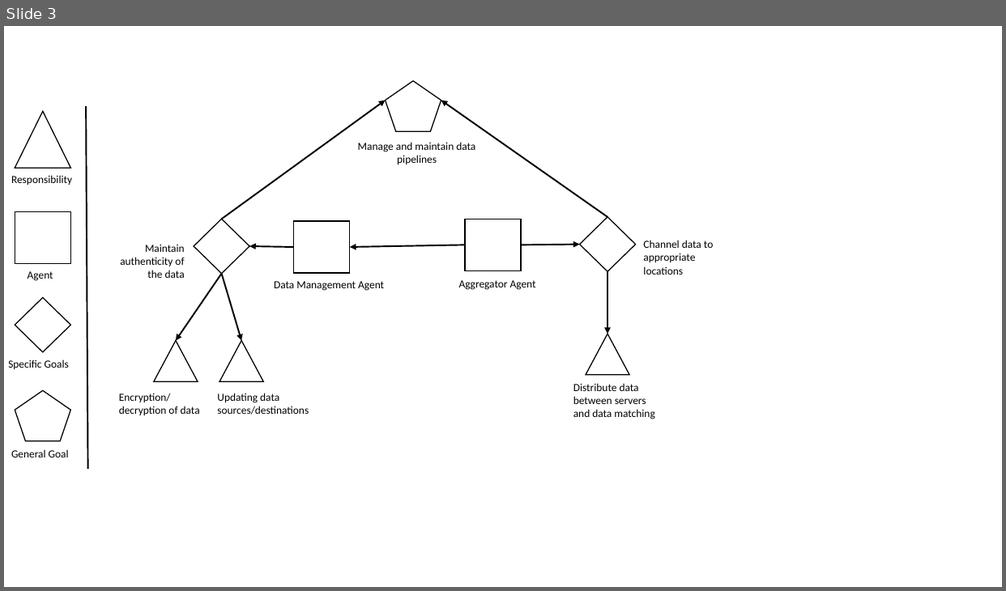
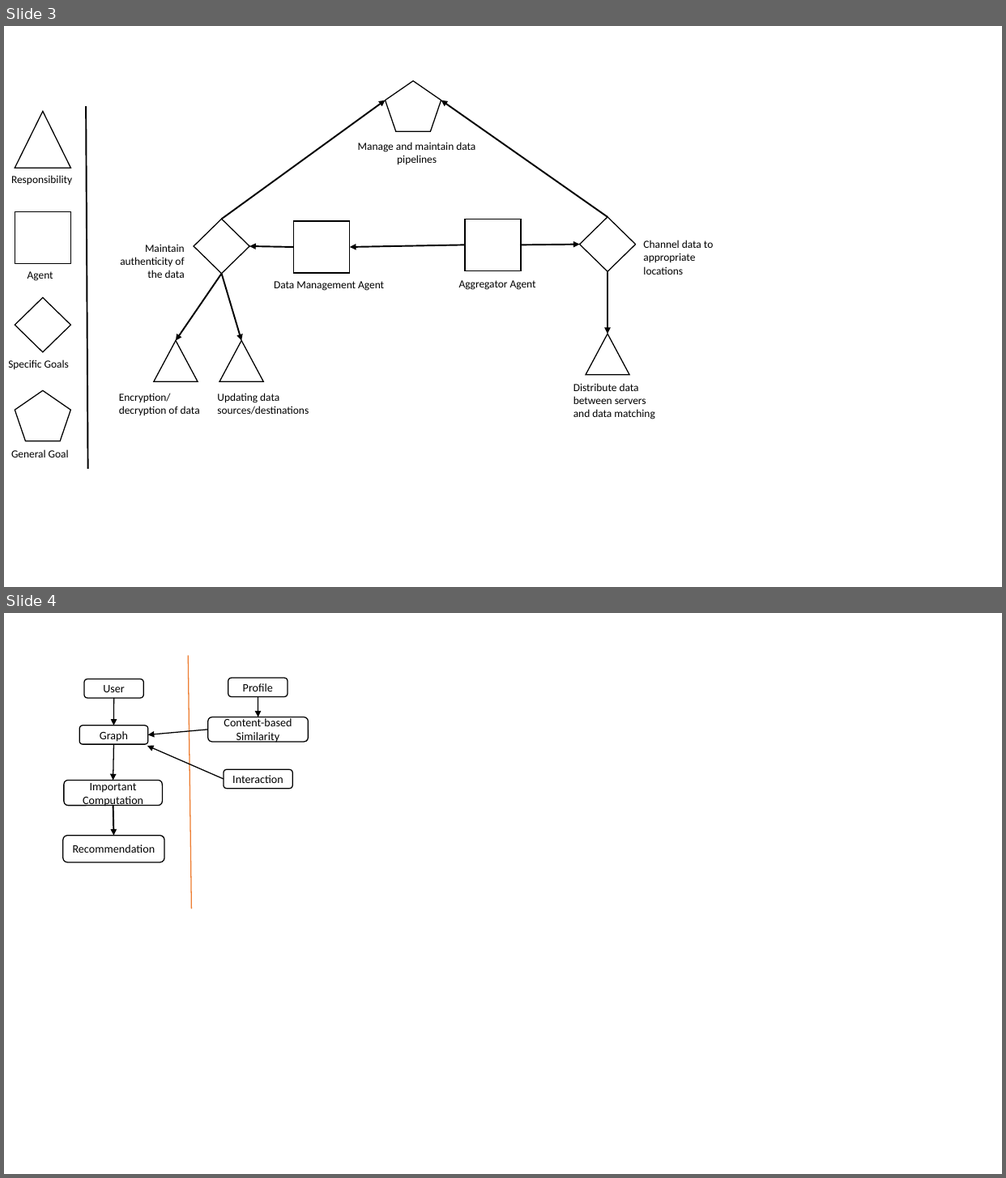
Before and after one commit to zxingz/Thesis, a slide deck: Risk Models.pptx. Shown one above the other, each under a label of ours: slide 3 before the commit, slides 3 and 4 after it. The pictures are 1006x591 and 1006x1178 pixels, drawn with LibreOffice and Linux fonts; fonts in the diff are those of the drawing. Boxes give left, top, right and bottom in pixels: in the first picture for what was removed or moved away, otherwise in the second. Text is boxed around its words. In the diff, an @@ line names an element or a change of style, - is before the commit and + after.

```diff
--- a/Risk Models.pptx
+++ b/Risk Models.pptx
@@ slide 4 added at (x1=4, y1=613, x2=1002, y2=1174), background #FFFFFF @@
@@ line added from (188, 656) to (191, 909), #ED7D31 1 pt @@
@@ rounded rectangle added at (x1=84, y1=679, x2=143, y2=697), fill #FFFFFF, outline #000000 1 pt, 11 pt, text #000000 @@
+User
@@ rounded rectangle added at (x1=228, y1=678, x2=288, y2=697), fill #FFFFFF, outline #000000 1 pt, 11 pt, text #000000 @@
+Profile
@@ arrow added from (114, 698) to (114, 726), #000000 1 pt @@
@@ arrow added from (258, 697) to (258, 717), #000000 1 pt @@
@@ rounded rectangle added at (x1=79, y1=726, x2=147, y2=744), fill #FFFFFF, outline #000000 1 pt, 11 pt, text #000000 @@
+Graph
@@ arrow added from (208, 730) to (147, 735), #000000 1 pt @@
@@ rounded rectangle added at (x1=208, y1=717, x2=309, y2=742), fill #FFFFFF, outline #000000 1 pt, 11 pt, text #000000 @@
+Content-based Similarity
@@ arrow added from (114, 744) to (113, 780), #000000 1 pt @@
@@ arrow added from (224, 779) to (147, 746), #000000 1 pt @@
@@ rounded rectangle added at (x1=64, y1=780, x2=163, y2=806), fill #FFFFFF, outline #000000 1 pt, 11 pt, text #000000 @@
+Important Computation
@@ rounded rectangle added at (x1=224, y1=769, x2=292, y2=788), fill #FFFFFF, outline #000000 1 pt, 11 pt, text #000000 @@
+Interaction
@@ arrow added from (113, 806) to (114, 835), #000000 1.5 pt @@
@@ rounded rectangle added at (x1=63, y1=835, x2=165, y2=862), fill #FFFFFF, outline #000000 1 pt, 11 pt, text #000000 @@
+Recommendation
```
Also in this commit, not shown: 2 other slides added, 4 other files.
